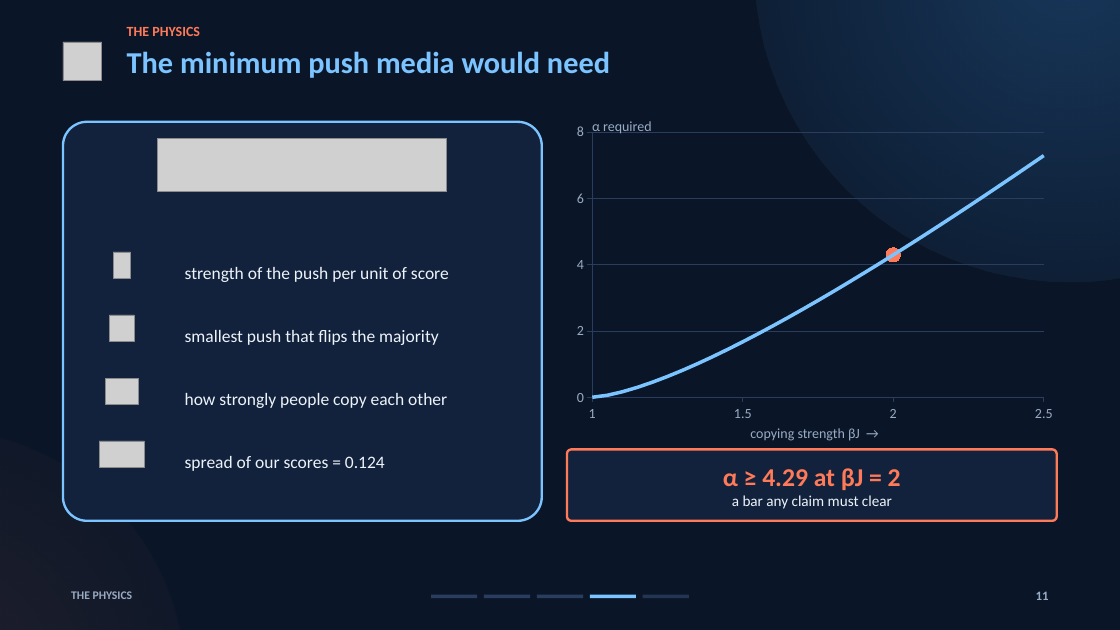
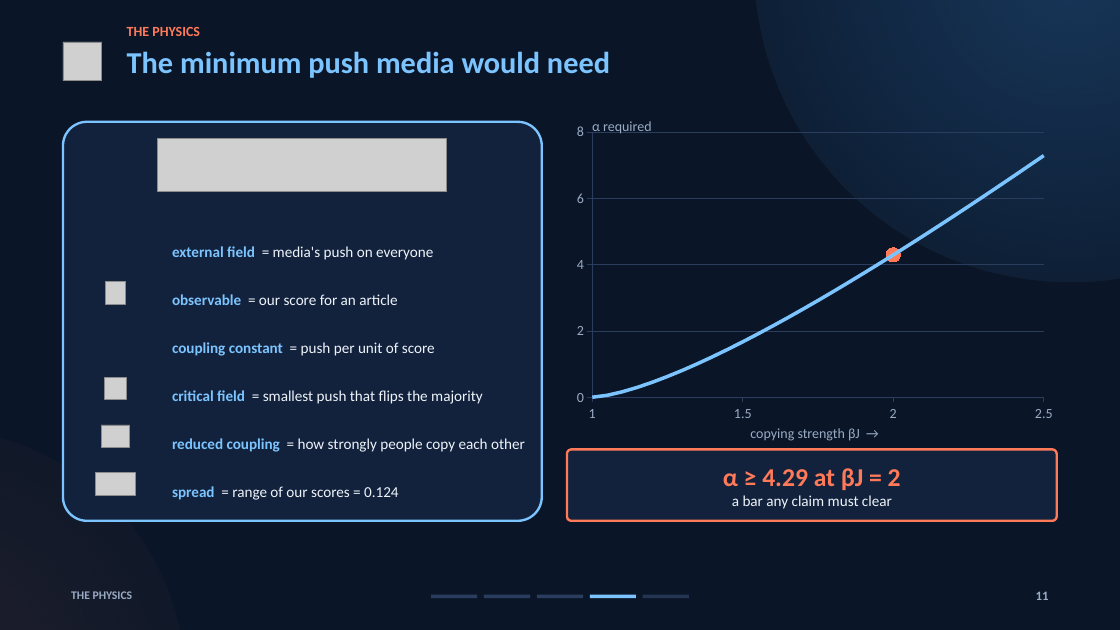
Before and after one commit to brn-mwai/monarch, a slide deck: slide 11 of docs/defence/Monarch_Supervisor_Deck_Script.pptx. Drawn at 1120x630 pixels with LibreOffice and Linux fonts; fonts in the diff are those of the drawing; grey boxes stand for pictures; background and template pictures are left out. Boxes give left, top, right and bottom in pixels: in the first picture for what was removed or moved away, otherwise in the second. Text is boxed around its words. In the diff, an @@ line names an element or a change of style, - is before the commit and + after.

Commit message:
Name every symbol by its physics meaning in slides and script
m is the magnetisation (average opinion), J the coupling, beta the inverse
temperature, h the external field, X the observable, alpha the coupling
constant, h_c the critical field, beta J the reduced coupling, Delta X the
spread. The script says the name and the meaning, never the bare letter.

```diff
--- a/docs/defence/Monarch_Supervisor_Deck_Script.pptx
+++ b/docs/defence/Monarch_Supervisor_Deck_Script.pptx
@@ picture removed at bbox=[113, 252, 131, 278] @@
@@ text added at bbox=[172, 246, 433, 260], 13 pt, text #EEF3FA @@
+external field = media's push on everyone
@@ picture added at bbox=[105, 281, 126, 304] @@
@@ text added at bbox=[172, 294, 397, 305], 13 pt, text #EEF3FA @@
+observable = our score for an article
@@ text at bbox=[172, 342, 435, 356]: text changed; size 15 to 13 pt @@
-strength of the push per unit of score
+coupling constant = push per unit of score
@@ picture: place and size @@
-picture at bbox=[109, 315, 134, 341]
+picture at bbox=[105, 377, 126, 400]
@@ text at bbox=[172, 390, 483, 404]: text changed; size 15 to 13 pt @@
-smallest push that flips the majority
+critical field = smallest push that flips the majority
@@ picture: place and size @@
-picture at bbox=[105, 378, 138, 405]
+picture at bbox=[102, 425, 130, 448]
@@ text at bbox=[172, 438, 525, 452]: text changed; size 15 to 13 pt @@
-how strongly people copy each other
+reduced coupling = how strongly people copy each other
@@ picture: place and size @@
-picture at bbox=[99, 441, 145, 467]
+picture at bbox=[96, 473, 135, 496]
@@ text at bbox=[172, 486, 398, 500]: text changed; size 15 to 13 pt @@
-spread of our scores = 0.124
+spread = range of our scores = 0.124
```
Also in this commit, not shown: 1 other slide changed, 3 other files.
